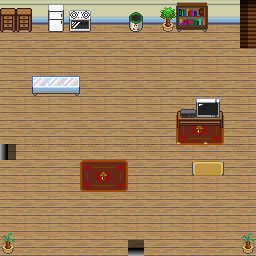
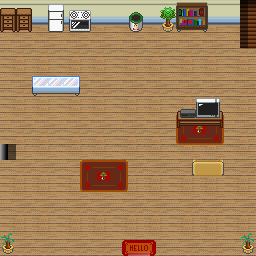
Layered file, before and after one edit (256px x 256px). Changes by layer:
painted on "couche3" over (176, 142, 224, 161)
painted on "chouce2" over (122, 240, 156, 256)
